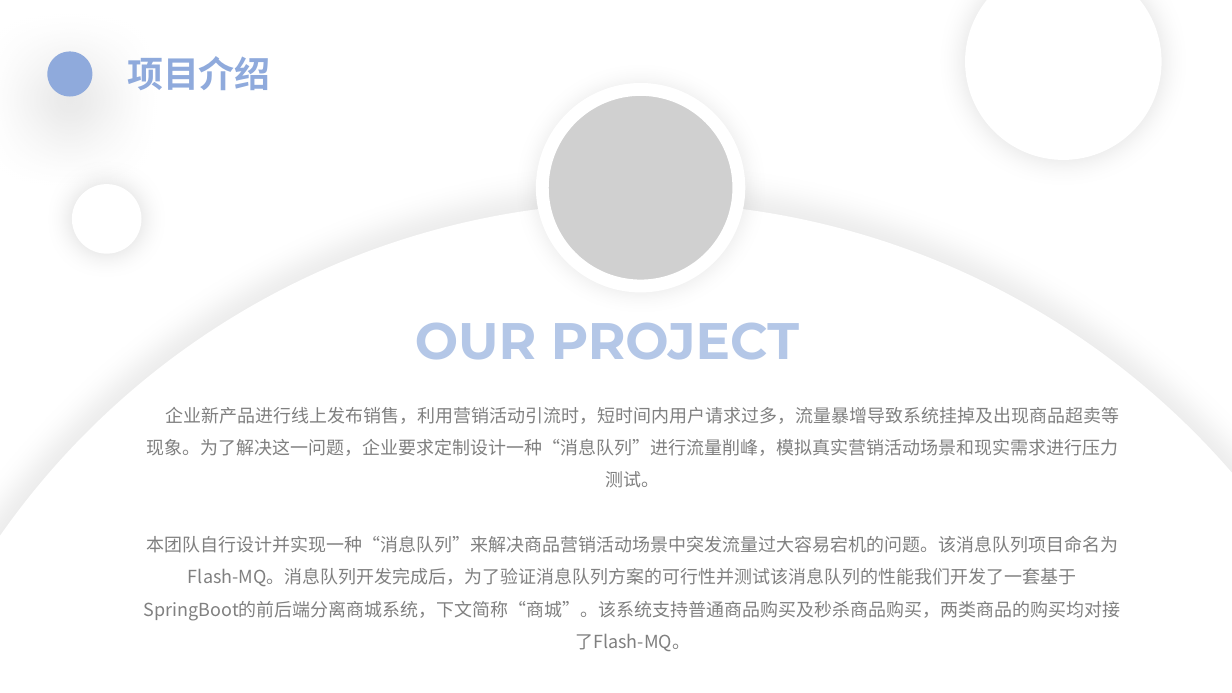
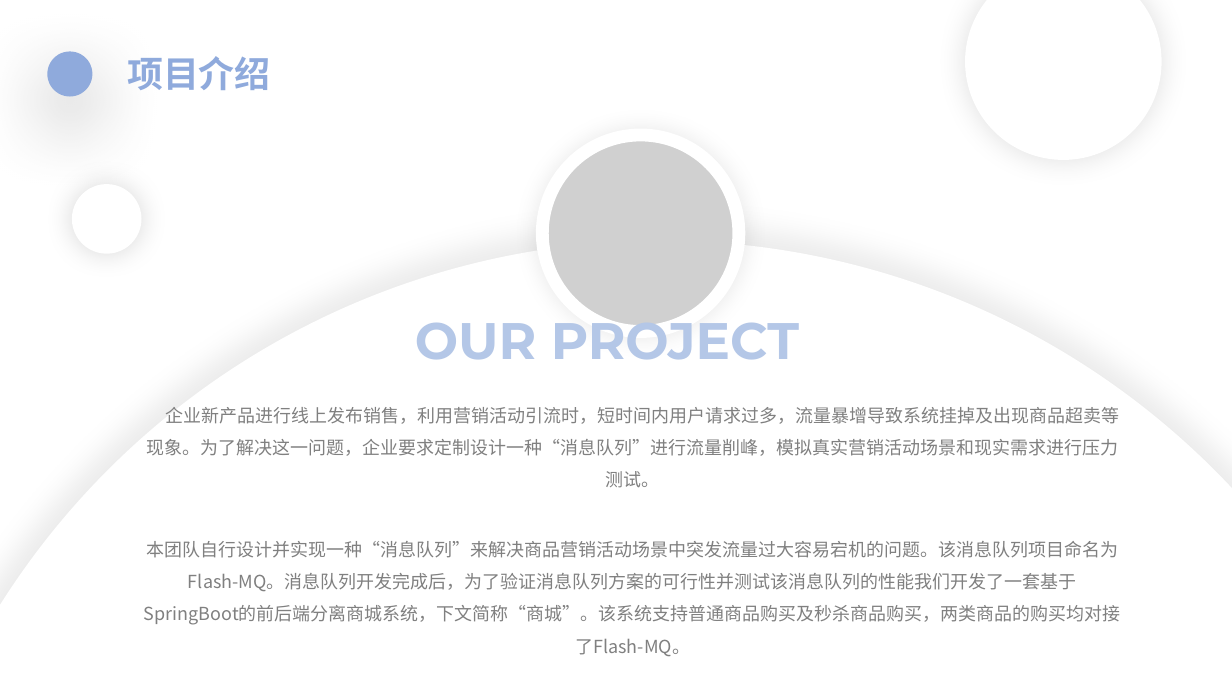
Before and after one commit to FlyRenxing/store-queue, a slide deck: slide 4 of doc/商城项目介绍.pptx. Drawn at 1232x693 pixels with LibreOffice and Linux fonts; fonts in the diff are those of the drawing; grey boxes stand for pictures. Boxes give left, top, right and bottom in pixels: in the first picture for what was removed or moved away, otherwise in the second. Text is boxed around its words. In the diff, an @@ line names an element or a change of style, - is before the commit and + after.

```diff
--- a/doc/商城项目介绍.pptx
+++ b/doc/商城项目介绍.pptx
@@ picture: place and size @@
-picture at (543,90,739,287)
+picture at (543,135,739,332)
@@ ellipse: place and size @@
-ellipse at (0,202,1232,693)
+ellipse at (0,240,1232,693)
@@ text "企业新产品进行线上发布销售，利用营销活动引流时，短时间内用户请求过多，流量暴增导致系统挂掉及出现商品超卖等现象。为了解决 ..." rewrapped from (144,407,1121,651) to (144,407,1121,656) @@
```
Also in this commit, not shown: 1 other slide changed, 1 other file.
